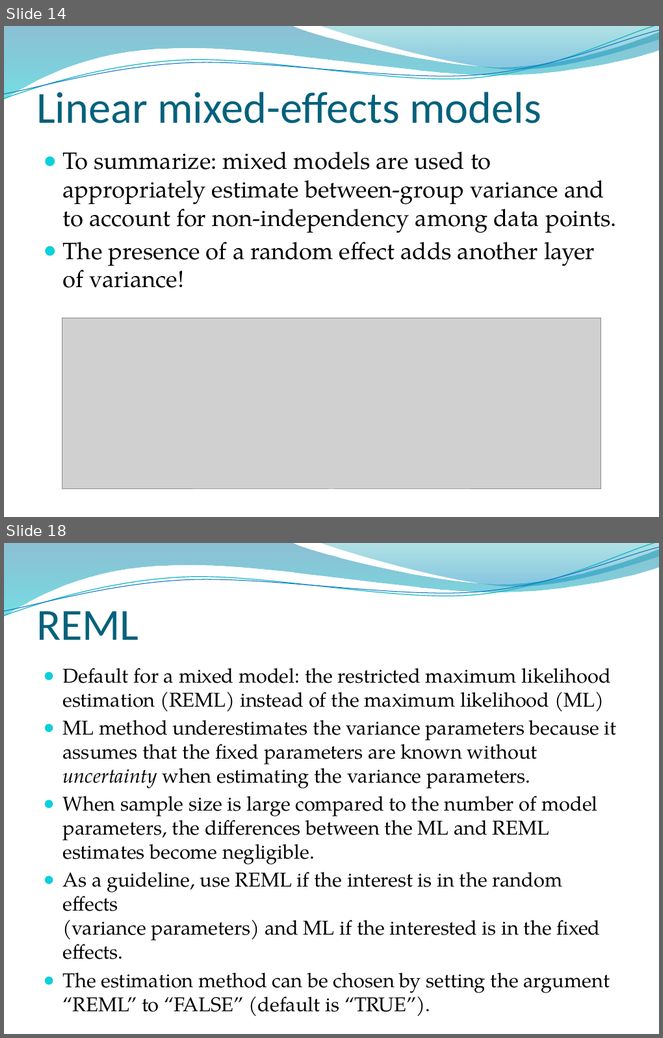
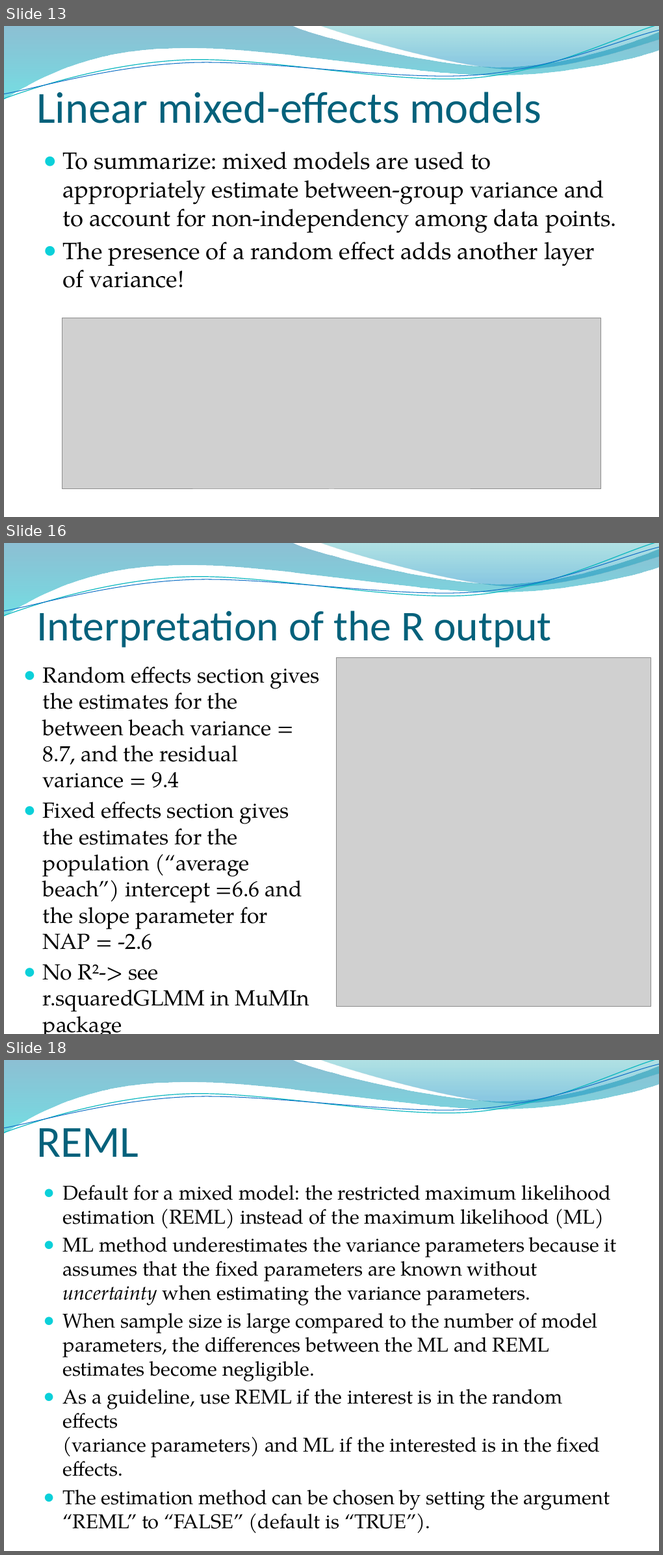
Before and after one commit to ricschuster/R_Workshop_Vienna_2018_02, a slide deck: ppts/Topic 7 Linear mixed-effects models (random effects).pptx. Shown one above the other, each under a label of ours: slides 14 and 18 before the commit, slides 13, 16 and 18 after it; the slides between them are not shown. The pictures are 663x1038 and 663x1555 pixels, drawn with LibreOffice and Linux fonts; fonts in the diff are those of the drawing; grey boxes stand for pictures; background and template pictures are left out. Boxes give left, top, right and bottom in pixels: in the first picture for what was removed or moved away, otherwise in the second. Text is boxed around its words. In the diff, an @@ line names an element or a change of style, - is before the commit and + after.

```diff
--- a/ppts/Topic 7 Linear mixed-effects models (random effects).pptx
+++ b/ppts/Topic 7 Linear mixed-effects models (random effects).pptx
@@ slide 16 added at [4,543,659,1034], background picture (left out); not listed: 4 template elements that a slide beside it also shows @@
@@ text added at [36,611,551,648], 46.8 pt, text #04617B @@
+Interpretation of the R output
@@ picture added at [337,658,651,1007] @@
@@ text added at [43,667,319,1034], 24 pt, text #000000 @@
+● Random effects section gives the estimates for the between beach variance = 8.7, and the residual variance = 9.4
+● Fixed effects section gives the estimates for the population (“average beach”) intercept =6.6 and the slope parameter for NAP = -2.6
+● No R²-> see r.squaredGLMM in MuMIn package
+  marginal and conditional R²
+  Nakagawa & Schielzeth 2013
@@ what was slide 14 is now slide 13 @@
```
Also in this commit, not shown: 5 slides changed, 2 other slides added, 3 slides removed, 1 other file.
